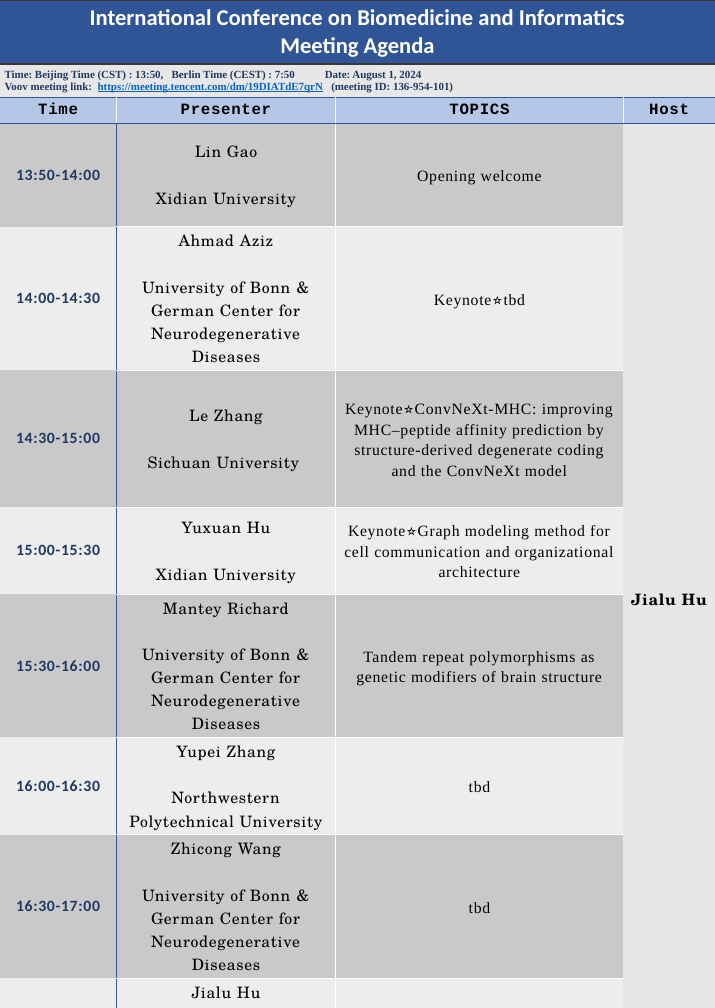
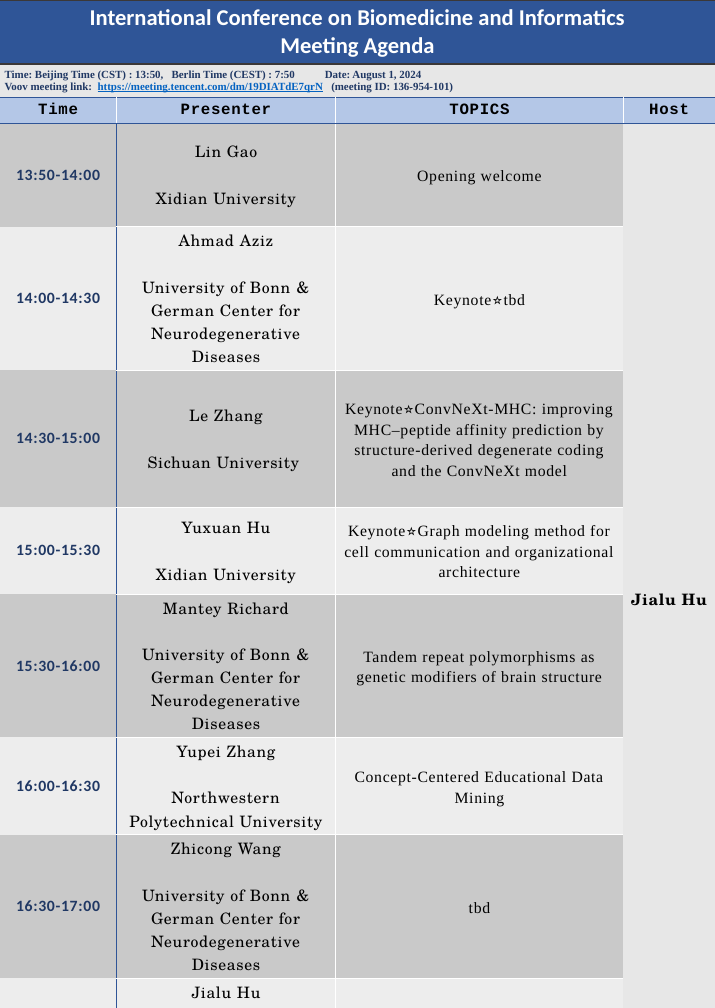
Before and after one commit to Lyycs/ICBI2024, a slide deck: slide 1 of Pictures/test.pptx. Drawn at 715x1008 pixels with LibreOffice and Linux fonts; fonts in the diff are those of the drawing. Boxes give left, top, right and bottom in pixels: in the first picture for what was removed or moved away, otherwise in the second. Text is boxed around its words. In the diff, an @@ line names an element or a change of style, - is before the commit and + after.

```diff
--- a/Pictures/test.pptx
+++ b/Pictures/test.pptx
@@ table at [0,0,715,1008] @@
-row 9, column 3: tbd
+row 9, column 3: Concept-Centered Educational Data Mining
```
Also in this commit, not shown: 1 other file.
